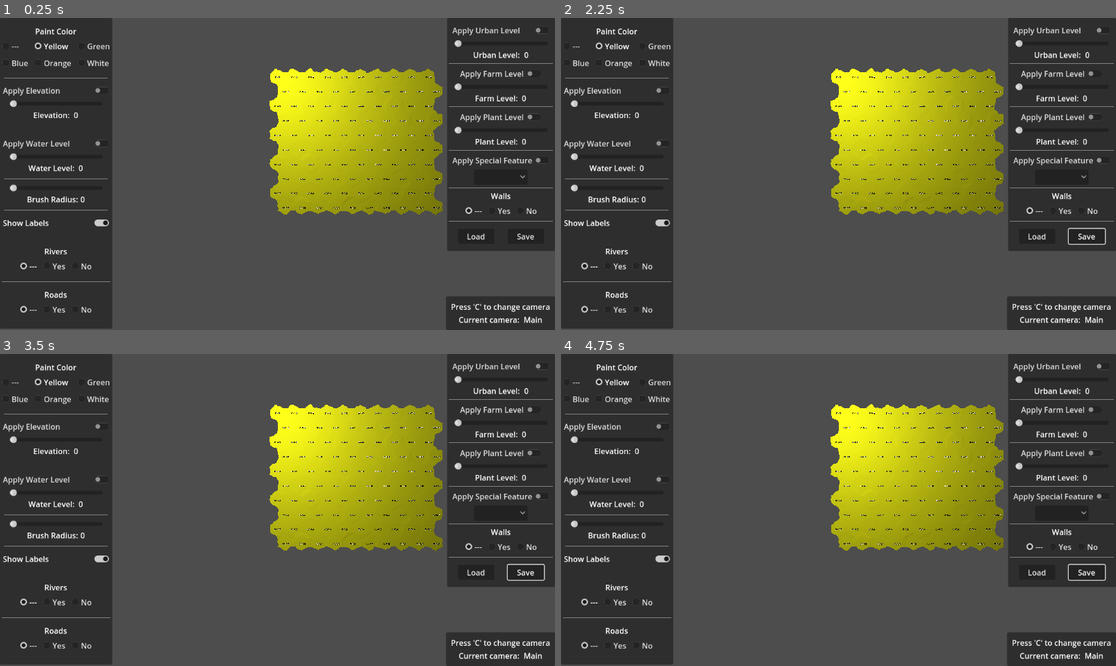
Above: before the commit, frames 1-4 (two rows, left to right).
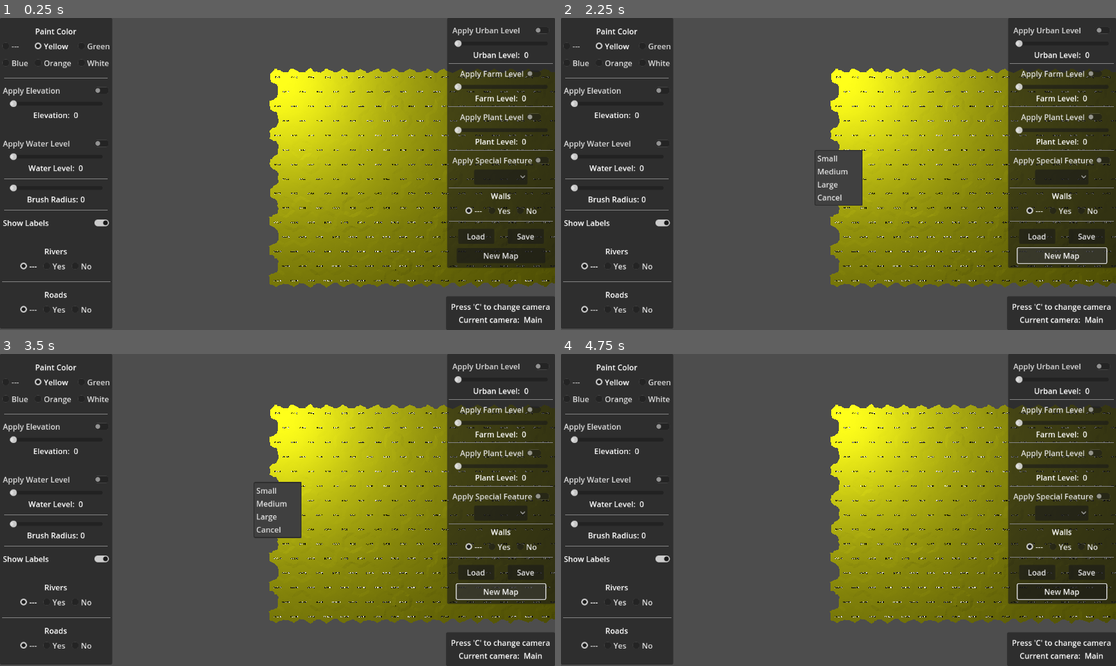
Above: after the commit, the same moments.

Repository: davepruitt/hex_map_godot
Game: Godot game, scene res://scenes/main.tscn
Two runs of this game, one before a commit and one after it. Both use one fixed random seed, a clock stepped at 60 frames per second and the inputs below.
Inputs (mouse positions are in pixels of both pictures, inside the frame that each line leads up to):
- Up to frame 1 (0.25 s): no input
- Up to frame 2 (2.25 s): click "Load" at 0.5 s; click "Save" at 1.25 s; click (1060, 255) at 2 s, where only the run after the commit has a clickable "New Map"
- Up to frame 3 (3.5 s): click (499, 591) at 2.75 s, where only the run after the commit has a clickable "New Map"
- Up to frame 4 (4.75 s): click "---" at 3.5 s; click "Yellow" at 4.25 s

The runs differ from the first frame. In frame 1, 18% of the frame differs, in the area x 48-100%, y 16-87%; in frame 2, 19%; in frame 3, 19%, in the area x 45-100%, y 16-87%; in frame 4, 18%.
Error before the commit: Cannot call method 'get_32' on a null value. (res://scripts/main.gd:336)
Error after the commit: Cannot call method 'get_32' on a null value. (res://scripts/main.gd:341)

Commit message:
Implemented the ability to save/load maps of various sizes - through section 2.4 of tutorial 13.

Diff:
--- a/hex_project_godot/scenes/main.tscn
+++ b/hex_project_godot/scenes/main.tscn
@@ -42,6 +42,8 @@
 omni_range = 1000.0
 
 [node name="HexGrid" parent="." instance=ExtResource("3_t3wo0")]
+cell_count_x = 20
+cell_count_z = 15
 
 [node name="CanvasLayer" type="CanvasLayer" parent="."]
 
@@ -502,6 +504,15 @@
 custom_minimum_size = Vector2(75, 0)
 layout_mode = 2
 text = "Save"
+
+[node name="MarginContainer5" type="MarginContainer" parent="CanvasLayer/PanelContainer2/MarginContainer/VBoxContainer"]
+layout_mode = 2
+theme_override_constants/margin_left = 15
+theme_override_constants/margin_right = 15
+
+[node name="NewMapButton" type="Button" parent="CanvasLayer/PanelContainer2/MarginContainer/VBoxContainer/MarginContainer5"]
+layout_mode = 2
+text = "New Map"
 
 [node name="PanelContainer3" type="PanelContainer" parent="CanvasLayer"]
 anchors_preset = 3
@@ -542,6 +553,17 @@
 [node name="CurrentCameraValueLabel" type="Label" parent="CanvasLayer/PanelContainer3/MarginContainer/VBoxContainer/HBoxContainer"]
 layout_mode = 2
 text = "NA"
+
+[node name="PopupMenu" type="PopupMenu" parent="CanvasLayer"]
+initial_position = 1
+item_count = 4
+item_0/text = "Small"
+item_1/text = "Medium"
+item_1/id = 1
+item_2/text = "Large"
+item_2/id = 2
+item_3/text = "Cancel"
+item_3/id = 3
 
 [connection signal="pressed" from="CanvasLayer/PanelContainer/VBoxContainer/GridContainer/CheckBox_NoColor" to="." method="_on_check_box_no_color_pressed"]
 [connection signal="pressed" from="CanvasLayer/PanelContainer/VBoxContainer/GridContainer/CheckBox_ColorYellow" to="." method="_on_check_box_color_yellow_pressed"]
@@ -574,3 +596,5 @@
 [connection signal="pressed" from="CanvasLayer/PanelContainer2/MarginContainer/VBoxContainer/HBoxContainer4/CheckBox_WallsNo" to="." method="_on_check_box_walls_no_pressed"]
 [connection signal="pressed" from="CanvasLayer/PanelContainer2/MarginContainer/VBoxContainer/MarginContainer4/GridContainer/LoadButton" to="." method="_on_load_button_pressed"]
 [connection signal="pressed" from="CanvasLayer/PanelContainer2/MarginContainer/VBoxContainer/MarginContainer4/GridContainer/SaveButton" to="." method="_on_save_button_pressed"]
+[connection signal="pressed" from="CanvasLayer/PanelContainer2/MarginContainer/VBoxContainer/MarginContainer5/NewMapButton" to="." method="_on_new_map_button_pressed"]
+[connection signal="index_pressed" from="CanvasLayer/PopupMenu" to="." method="_on_popup_menu_index_pressed"]
--- a/hex_project_godot/scripts/debug_camera.gd
+++ b/hex_project_godot/scripts/debug_camera.gd
@@ -20,6 +20,12 @@
 
 #endregion
 
+#region Public data members
+
+var locked: bool = false
+
+#endregion
+
 #region Overrides
 
 # Called when the node enters the scene tree for the first time.
@@ -29,7 +35,7 @@
 # Called every frame. 'delta' is the elapsed time since the previous frame.
 func _process(delta: float) -> void:
 
-	if (current):
+	if (current) and (not locked):
 		#Get the direction of movement based on user interaction
 		var direction = Vector3(
 			float(Input.is_physical_key_pressed(KEY_D)) - float(Input.is_physical_key_pressed(KEY_A)),
@@ -46,7 +52,7 @@
 	return
 
 func _input(event: InputEvent) -> void:
-	if (current):
+	if (current) and (not locked):
 		if Input.get_mouse_mode() == Input.MOUSE_MODE_CAPTURED:
 			if event is InputEventMouseMotion:
 				rotation.y -= event.relative.x / 1000 * sensitivity
--- a/hex_project_godot/scripts/hex_grid.gd
+++ b/hex_project_godot/scripts/hex_grid.gd
@@ -12,11 +12,11 @@
 	Color.WHITE
 ]
 
-## This is the number of chunks in the x-direction of the hex grid
-@export var chunk_count_x: int = 2
-
-## This is the number of chunks in the y-direction of the hex grid
-@export var chunk_count_z: int = 2
+## The number of cells in the X direction
+@export var cell_count_x: int = 0
+
+## The number of cells in the Z direction
+@export var cell_count_z: int = 0
 
 ## This is the scene that will be used for each hex cell in the grid
 @export var hex_cell_prefab: PackedScene
@@ -52,9 +52,11 @@
 ## A list of all HexCell objects in the hex grid
 var _hex_cells: Array[HexCell] = []
 
-var _cell_count_x: int = 0
-
-var _cell_count_z: int = 0
+## This is the number of chunks in the x-direction of the hex grid
+var _chunk_count_x: int = 2
+
+## This is the number of chunks in the y-direction of the hex grid
+var _chunk_count_z: int = 2
 
 #endregion
 
@@ -71,9 +73,46 @@
 	#Initialize the hash grid
 	HexMetrics.initialize_hash_grid()
 
-	#Calculate the cell count in the x and z directions
-	_cell_count_x = chunk_count_x * HexMetrics.CHUNK_SIZE_X
-	_cell_count_z = chunk_count_z * HexMetrics.CHUNK_SIZE_Z
+	#Create the map
+	create_map(cell_count_x, cell_count_z)
+
+
+# Called every frame. 'delta' is the elapsed time since the previous frame.
+func _process(delta: float) -> void:
+	for i in range(0, len(_hex_grid_chunks)):
+		var current_chunk: HexGridChunk = _hex_grid_chunks[i]
+		if (current_chunk.update_needed):
+			current_chunk.refresh()
+
+#endregion
+
+#region Public methods
+
+func create_map (map_size_x: int, map_size_z: int) -> bool:
+	#Return immediately if this is an unsupported map size
+	if ((map_size_x <= 0) or
+		(map_size_x % HexMetrics.CHUNK_SIZE_X != 0) or
+		(map_size_z <= 0) or
+		(map_size_z % HexMetrics.CHUNK_SIZE_Z != 0)):
+
+		return false
+
+	#Destroy existing chunks
+	if (_hex_grid_chunks != null):
+		#Remove each chunk from the scene
+		for i in range(0, len(_hex_grid_chunks)):
+			remove_child(_hex_grid_chunks[i])
+
+		#Clear the list of chunks
+		_hex_grid_chunks.clear()
+
+	#Set the cell counts in each axis direction
+	cell_count_x = map_size_x
+	cell_count_z = map_size_z
+
+	#Calculate the chunk count count in the x and z directions
+	_chunk_count_x = cell_count_x / HexMetrics.CHUNK_SIZE_X
+	_chunk_count_z = cell_count_z / HexMetrics.CHUNK_SIZE_Z
 
 	_create_chunks()
 	_create_cells()
@@ -88,28 +127,19 @@
 		_hex_grid_chunks[i].set_walls_mesh_material(walls_material)
 		_hex_grid_chunks[i].refresh()
 
-
-# Called every frame. 'delta' is the elapsed time since the previous frame.
-func _process(delta: float) -> void:
-	for i in range(0, len(_hex_grid_chunks)):
-		var current_chunk: HexGridChunk = _hex_grid_chunks[i]
-		if (current_chunk.update_needed):
-			current_chunk.refresh()
-
-#endregion
-
-#region Public methods
+	#Return true, indicating the map was created successfully
+	return true
 
 func get_cell_from_coordinates (coordinates: HexCoordinates) -> HexCell:
 	var z: int = coordinates.Z
-	if (z < 0) or (z >= _cell_count_z):
+	if (z < 0) or (z >= cell_count_z):
 		return null
 
 	var x: int = coordinates.X + z / 2
-	if (x < 0) or (x >= _cell_count_x):
+	if (x < 0) or (x >= cell_count_x):
 		return null
 
-	return _hex_cells[x + z * _cell_count_x]
+	return _hex_cells[x + z * cell_count_x]
 
 func get_cell (position: Vector3) -> HexCell:
 	#Convert the global position to a position within the hex grid
@@ -119,7 +149,7 @@
 	var coordinates: HexCoordinates = HexCoordinates.FromPosition(inverse_transform_point)
 
 	#Find the index into the _hex_cells list for which hex object we want
-	var index = coordinates.X + coordinates.Z * _cell_count_x + coordinates.Z / 2.0
+	var index = coordinates.X + coordinates.Z * cell_count_x + coordinates.Z / 2.0
 
 	#Get the selected hex cell object
 	var cell = _hex_cells[index] as HexCell
@@ -132,13 +162,35 @@
 		_hex_cells[i].show_ui_label(visible)
 
 func save_hex_grid (file_writer: FileAccess) -> void:
+	#Save the map size
+	file_writer.store_32(cell_count_x)
+	file_writer.store_32(cell_count_z)
+
+	#Save each cell
 	for i in range(0, len(_hex_cells)):
 		_hex_cells[i].save_hex_cell(file_writer)
 
-func load_hex_grid (file_reader: FileAccess) -> void:
+func load_hex_grid (file_reader: FileAccess, file_version: int) -> void:
+	#Set the default map size
+	var new_map_size_x: int = 20
+	var new_map_size_z: int = 15
+
+	#Load the map size if the file version is high enough
+	if (file_version >= 1):
+		new_map_size_x = file_reader.get_32()
+		new_map_size_z = file_reader.get_32()
+
+	#Create the map
+	if (new_map_size_x != cell_count_x) or (new_map_size_z != cell_count_z):
+		var create_map_success: bool = create_map(new_map_size_x, new_map_size_z)
+		if (not create_map_success):
+			return
+
+	#Load each cell
 	for i in range(0, len(_hex_cells)):
 		_hex_cells[i].load_hex_cell(file_reader)
 
+	#Refresh each cell
 	for i in range(0, len(_hex_cells)):
 		_hex_cells[i]._refresh()
 
@@ -151,8 +203,8 @@
 	_hex_grid_chunks = []
 
 	#Iterate over each chunk
-	for z in range(0, chunk_count_z):
-		for x in range(0, chunk_count_x):
+	for z in range(0, _chunk_count_z):
+		for x in range(0, _chunk_count_x):
 			#Instantiate this chunk
 			var chunk: HexGridChunk = HexGridChunk.new()
 
@@ -168,8 +220,8 @@
 
 	#Iterate over the height and width of the hex grid
 	var i = 0
-	for z in range(0, _cell_count_z):
-		for x in range(0, _cell_count_x):
+	for z in range(0, cell_count_z):
+		for x in range(0, cell_count_x):
 			#Create the hex cell at this position in the grid
 			_create_cell(z, x, i)
 
@@ -197,20 +249,20 @@
 			#If this is an even row...
 
 			#Set the south-east neighbor of the hex cell
-			hex_cell.set_neighbor(HexDirectionsClass.HexDirections.SE, _hex_cells[i - _cell_count_x])
+			hex_cell.set_neighbor(HexDirectionsClass.HexDirections.SE, _hex_cells[i - cell_count_x])
 
 			if (x > 0):
 				#Set the south-west neighbor of the hex cell
-				hex_cell.set_neighbor(HexDirectionsClass.HexDirections.SW, _hex_cells[i - _cell_count_x - 1])
+				hex_cell.set_neighbor(HexDirectionsClass.HexDirections.SW, _hex_cells[i - cell_count_x - 1])
 		else:
 			#If this is an odd row...
 
 			#Set the south-west neighbor of the hex cell
-			hex_cell.set_neighbor(HexDirectionsClass.HexDirections.SW, _hex_cells[i - _cell_count_x])
-
-			if (x < _cell_count_x - 1):
+			hex_cell.set_neighbor(HexDirectionsClass.HexDirections.SW, _hex_cells[i - cell_count_x])
+
+			if (x < cell_count_x - 1):
 				#Set the south-east neighbor of the hex cell
-				hex_cell.set_neighbor(HexDirectionsClass.HexDirections.SE, _hex_cells[i - _cell_count_x + 1])
+				hex_cell.set_neighbor(HexDirectionsClass.HexDirections.SE, _hex_cells[i - cell_count_x + 1])
 
 	#Set the position of the hex cell in the scene
 	hex_cell.position = hex_position
@@ -234,7 +286,7 @@
 	var chunk_x: int = x / HexMetrics.CHUNK_SIZE_X
 	var chunk_z: int = z / HexMetrics.CHUNK_SIZE_Z
 
-	var chunk_index: int = chunk_x + chunk_z * chunk_count_x
+	var chunk_index: int = chunk_x + chunk_z * _chunk_count_x
 	var chunk: HexGridChunk = _hex_grid_chunks[chunk_index]
 
 	if (chunk_index == 0):
--- a/hex_project_godot/scripts/hex_map_camera.gd
+++ b/hex_project_godot/scripts/hex_map_camera.gd
@@ -27,6 +27,12 @@
 
 #endregion
 
+#region Public data members
+
+var locked: bool = false
+
+#endregion
+
 #region Method overrides
 
 # Called when the node enters the scene tree for the first time.
@@ -37,7 +43,7 @@
 # Called every frame. 'delta' is the elapsed time since the previous frame.
 func _process(delta: float) -> void:
 	#Check to see if the main camera is the current camera
-	if (_main_camera.current):
+	if (_main_camera.current) and (not locked):
 		#If so, then we will respond to user interactions on this camera
 
 		var left_right_movement = Input.get_axis("ui_left", "ui_right")
@@ -52,7 +58,7 @@
 
 func _input(event: InputEvent) -> void:
 	#Check to see if the main camera is the current camera
-	if (_main_camera.current):
+	if (_main_camera.current) and (not locked):
 		#If so, then we will respond to user interactions on this camera
 
 		if event is InputEventKey and event.pressed:
@@ -60,6 +66,13 @@
 				_adjust_zoom(-0.1)
 			elif event.keycode == KEY_X:
 				_adjust_zoom(0.1)
+
+#endregion
+
+#region Public methods
+
+func validate_position () -> void:
+	_adjust_position(0, 0, 0)
 
 #endregion
 
@@ -90,10 +103,10 @@
 	position = _clamp_position(position)
 
 func _clamp_position (pos: Vector3) -> Vector3:
-	var x_max: float = (hex_grid.chunk_count_x * HexMetrics.CHUNK_SIZE_X - 0.5) * (2.0 * HexMetrics.INNER_RADIUS)
+	var x_max: float = (hex_grid.cell_count_x - 0.5) * (2.0 * HexMetrics.INNER_RADIUS)
 	pos.x = clampf(pos.x, 0.0, x_max)
 
-	var z_max: float = (hex_grid.chunk_count_z * HexMetrics.CHUNK_SIZE_Z - 1.0) * (1.5 * HexMetrics.OUTER_RADIUS)
+	var z_max: float = (hex_grid.cell_count_z - 1.0) * (1.5 * HexMetrics.OUTER_RADIUS)
 	pos.z = clampf(pos.z, 0.0, z_max)
 
 	return pos
--- a/hex_project_godot/scripts/main.gd
+++ b/hex_project_godot/scripts/main.gd
@@ -71,10 +71,15 @@
 @onready var check_button_special_feature := $CanvasLayer/PanelContainer2/MarginContainer/VBoxContainer/CheckButton_SpecialFeature
 @onready var drop_down_special_feature := $CanvasLayer/PanelContainer2/MarginContainer/VBoxContainer/OptionButton_SpecialFeature
 
+@onready var new_map_popup_menu := $CanvasLayer/PopupMenu
+
 @onready var cameras: Array[Camera3D] = [
 	$HexMapCamera/Swivel/Stick/MainCamera,
 	$DebugCamera
 ]
+
+@onready var main_camera_assembly = $HexMapCamera
+@onready var debug_camera = $DebugCamera
 
 @onready var current_camera_value_label := $CanvasLayer/PanelContainer3/MarginContainer/VBoxContainer/HBoxContainer/CurrentCameraValueLabel
 
@@ -316,7 +321,7 @@
 	var save_file: FileAccess = FileAccess.open(path, FileAccess.WRITE)
 
 	#File version
-	save_file.store_32(0)
+	save_file.store_32(1)
 
 	#Save the hex grid
 	hex_grid.save_hex_grid(save_file)
@@ -336,13 +341,45 @@
 	var file_version: int = load_file.get_32()
 
 	#If the file version is 0...
-	if (file_version == 0):
+	if (file_version <= 1):
 		#Load the hex grid
-		hex_grid.load_hex_grid(load_file)
+		hex_grid.load_hex_grid(load_file, file_version)
+
+		#Validate the position of the main camera
+		main_camera_assembly.validate_position()
 
 	#Close the file
 	load_file.close()
 
+
+func _on_new_map_button_pressed() -> void:
+	#Show the popup menu
+	new_map_popup_menu.show()
+
+	#Lock the cameras
+	main_camera_assembly.locked = true
+	debug_camera.locked = true
+
+	return
+
+
+func _on_popup_menu_index_pressed(index: int) -> void:
+	#Create the map based on the user's selection
+	if (index == 0):
+		hex_grid.create_map(20, 15)
+	elif (index == 1):
+		hex_grid.create_map(40, 30)
+	elif (index == 2):
+		hex_grid.create_map(80, 60)
+	elif (index == 3):
+		return
+
+	#Unlock the cameras
+	main_camera_assembly.locked = false
+	debug_camera.locked = false
+
+	#Validate the position of the main camera
+	main_camera_assembly.validate_position()
 
 #endregion
 
